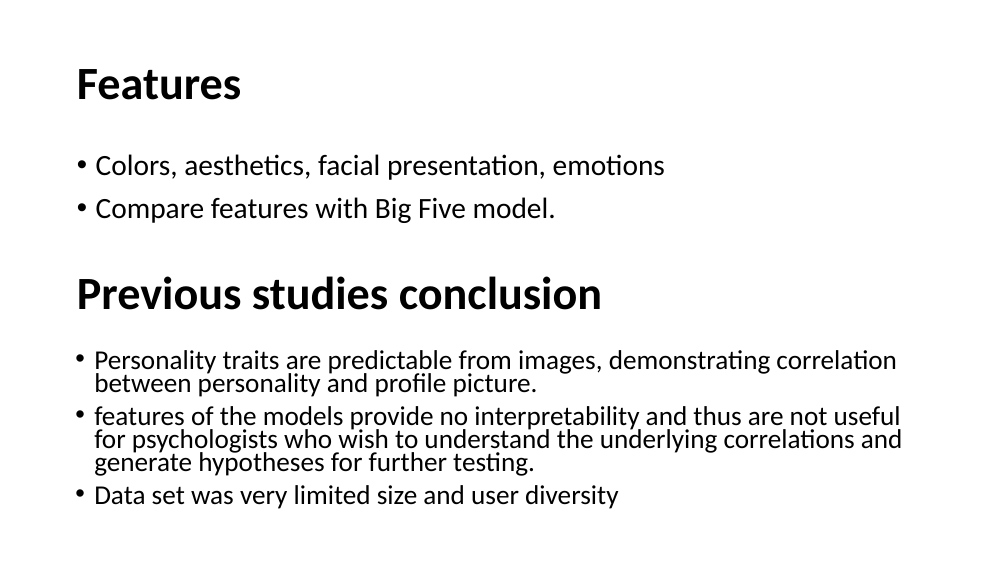
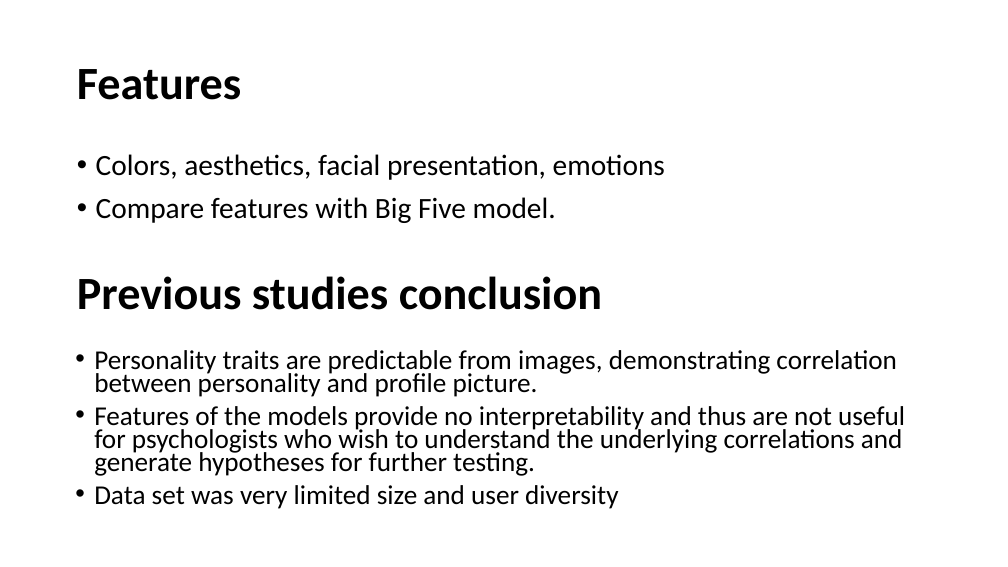
Before and after one commit to Sandhya-Bairi/USU-Assignments-and-Projects, a slide deck: slide 7 of CS 6675 - Advance Data Science/Practicum/Presentation.pptx. Drawn at 1008x567 pixels with LibreOffice and Linux fonts; fonts in the diff are those of the drawing. Boxes give left, top, right and bottom in pixels: in the first picture for what was removed or moved away, otherwise in the second. Text is boxed around its words. In the diff, an @@ line names an element or a change of style, - is before the commit and + after.

```diff
--- a/CS 6675 - Advance Data Science/Practicum/Presentation.pptx
+++ b/CS 6675 - Advance Data Science/Practicum/Presentation.pptx
@@ text at (94, 406, 905, 476): text changed @@
-• features of the models provide no interpretability and thus are not useful for psychologists who wish to understand the underlying correlations and generate hypotheses for further testing.
+• Features of the models provide no interpretability and thus are not useful for psychologists who wish to understand the underlying correlations and generate hypotheses for further testing.
```
Also in this commit, not shown: 7 other slides changed.
